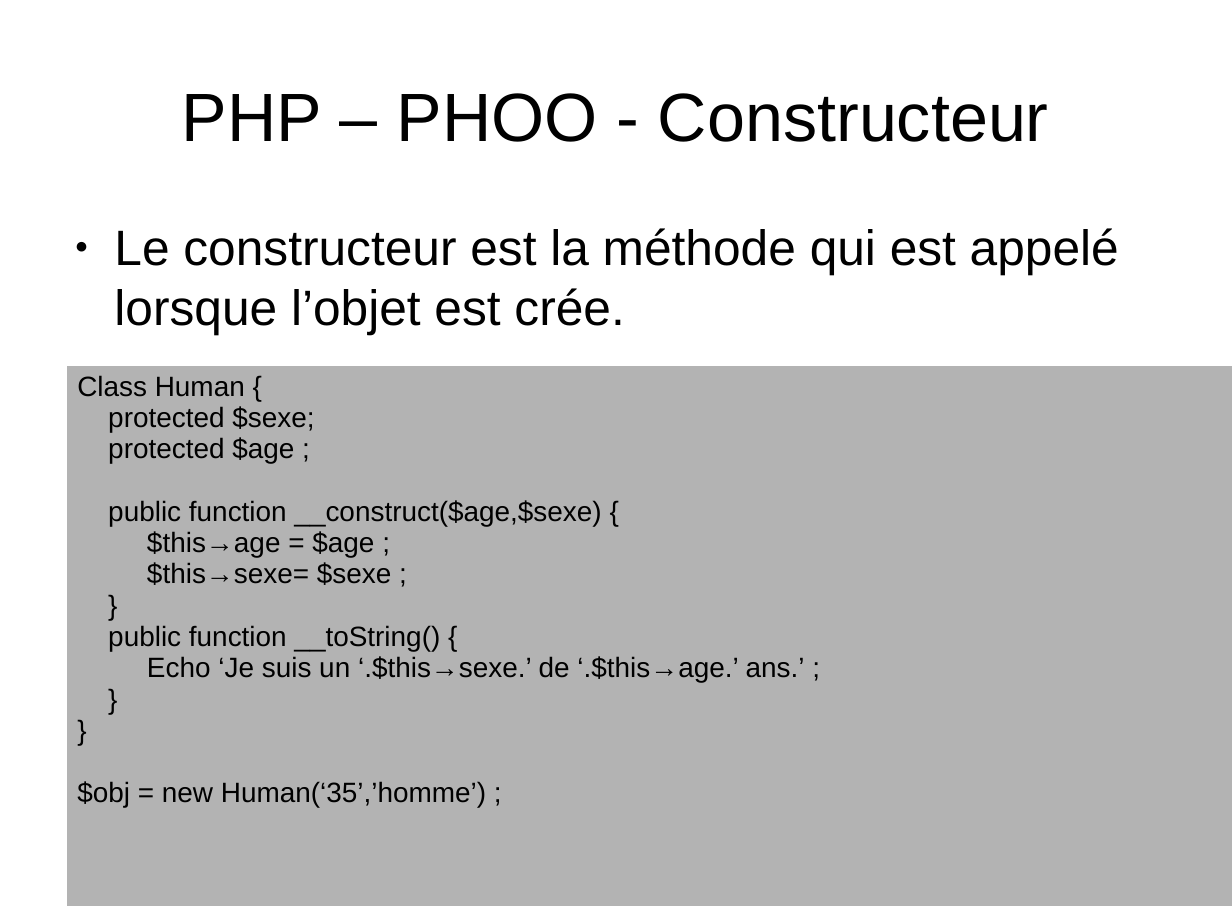
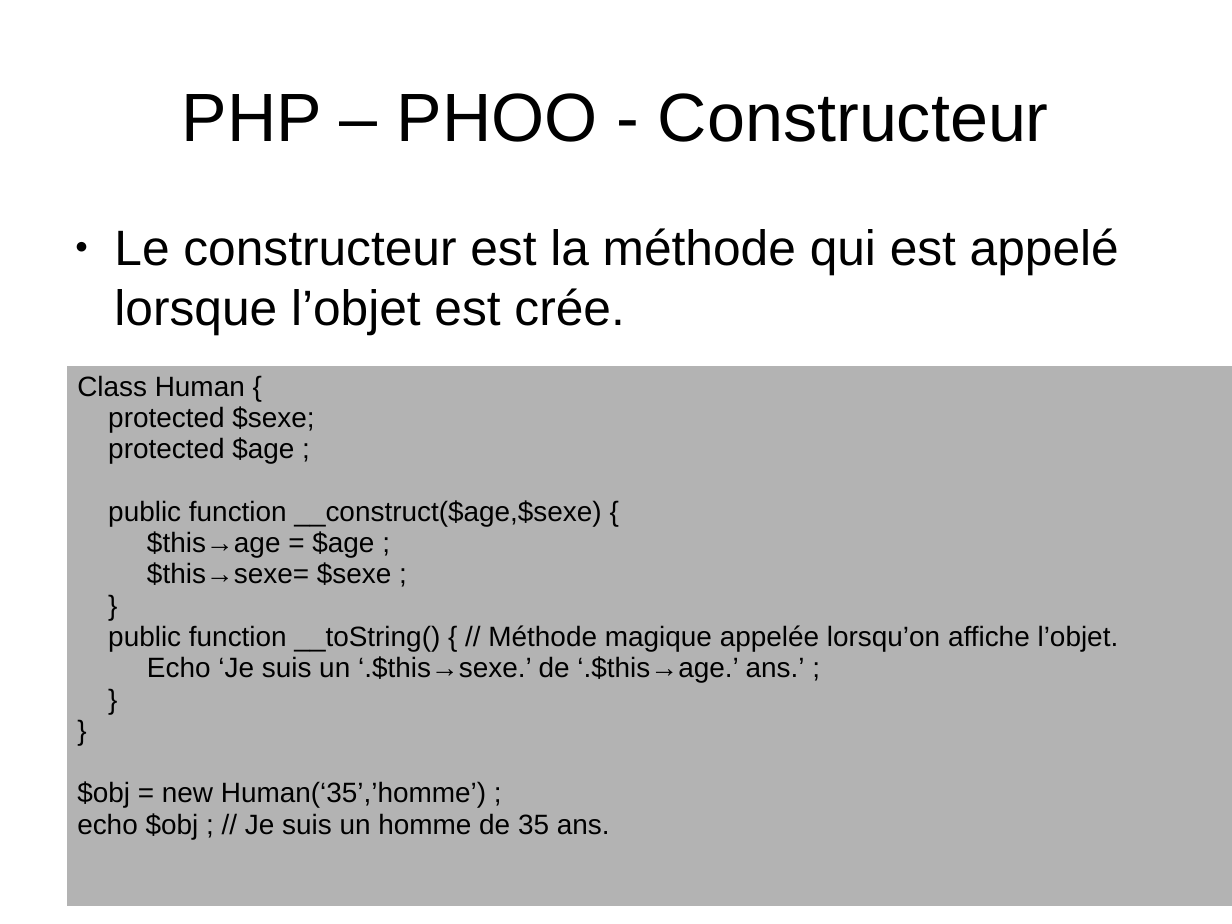
Before and after one commit to NicoM88/formation, a slide deck: slide 26 of PHP/formation.odp. Drawn at 1232x924 pixels with LibreOffice and Linux fonts; fonts in the diff are those of the drawing. Boxes give left, top, right and bottom in pixels: in the first picture for what was removed or moved away, otherwise in the second. Text is boxed around its words. In the diff, an @@ line names an element or a change of style, - is before the commit and + after.

```diff
--- a/PHP/formation.odp
+++ b/PHP/formation.odp
@@ table at (66, 366, 1232, 907) @@
-row 1, column 1: Class Human { / protected $sexe; / protected $age ; / public function __construct($age,$sexe) { / $this→age = $age ; / $this→sexe= $sexe ; / } / public function __toString() { / Echo ‘Je suis un ‘.$this→sexe.’ de ‘.$this→age.’ ans.’ ; / } / } / $obj = new Human(‘35’,’homme’) ;
+row 1, column 1: Class Human { / protected $sexe; / protected $age ; / public function __construct($age,$sexe) { / $this→age = $age ; / $this→sexe= $sexe ; / } / public function __toString() { // Méthode magique appelée lorsqu’on affiche l’objet. / Echo ‘Je suis un ‘.$this→sexe.’ de ‘.$this→age.’ ans.’ ; / } / } / $obj = new Human(‘35’,’homme’) ; / echo $obj ; // Je suis un homme de 35 ans.
```
Also in this commit, not shown: 2 other slides changed, 1 other file.
